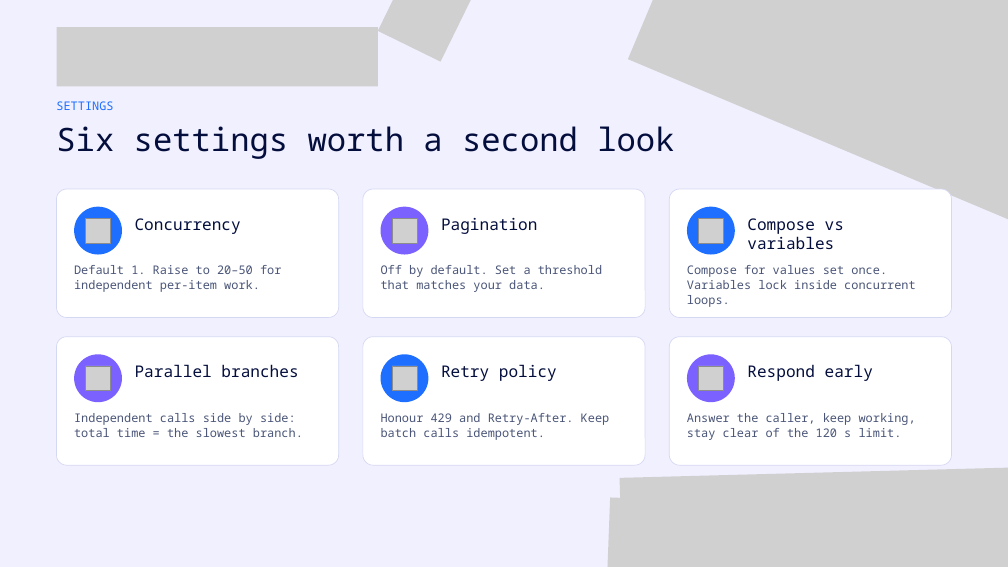
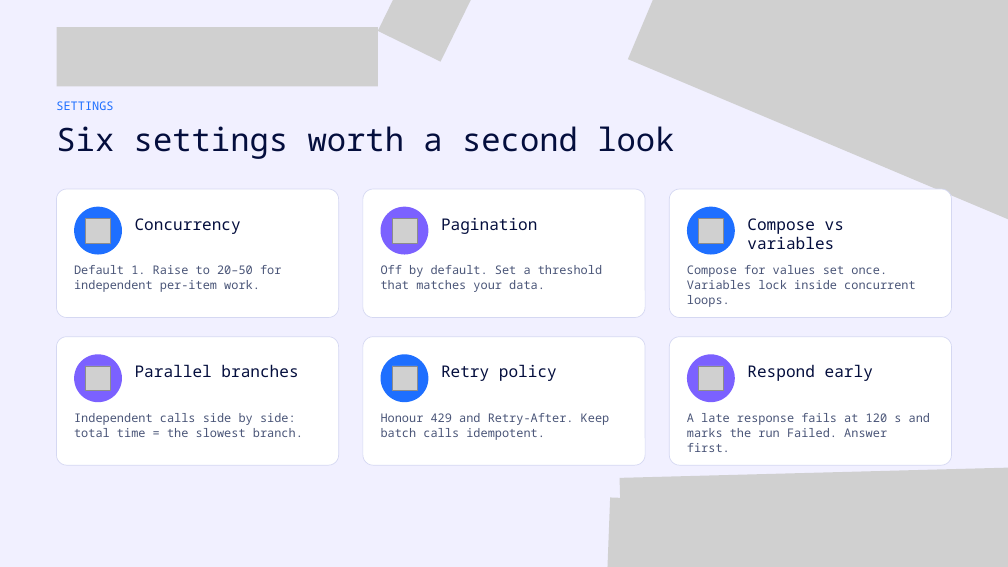
Before and after one commit to david-lorenzo88/power-automate-optimization-techniques, a slide deck: slide 26 of deck/From-Hours-to-Seconds.pptx (slide 25 before the commit). Drawn at 1008x567 pixels with LibreOffice and Linux fonts; fonts in the diff are those of the drawing; grey boxes stand for pictures. Boxes give left, top, right and bottom in pixels: in the first picture for what was removed or moved away, otherwise in the second. Text is boxed around its words. In the diff, an @@ line names an element or a change of style, - is before the commit and + after.

```diff
--- a/deck/From-Hours-to-Seconds.pptx
+++ b/deck/From-Hours-to-Seconds.pptx
@@ text at (687,413,930,452): text changed @@
-Answer the caller, keep working, stay clear of the 120 s limit.
+A late response fails at 120 s and marks the run Failed. Answer first.
```
Also in this commit, not shown: 12 other slides changed, 3 slides added, 1 slide removed, 3 other files.
